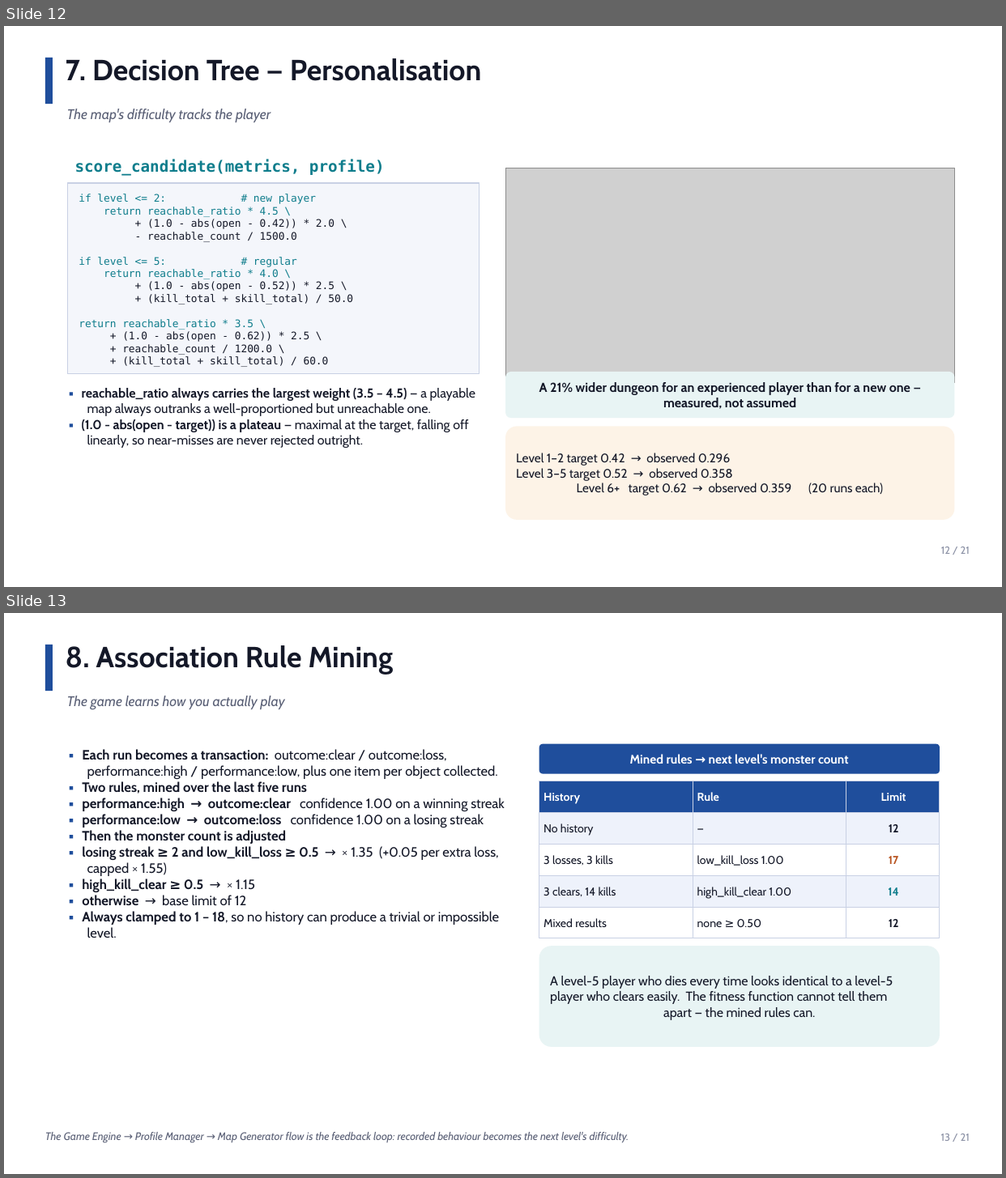
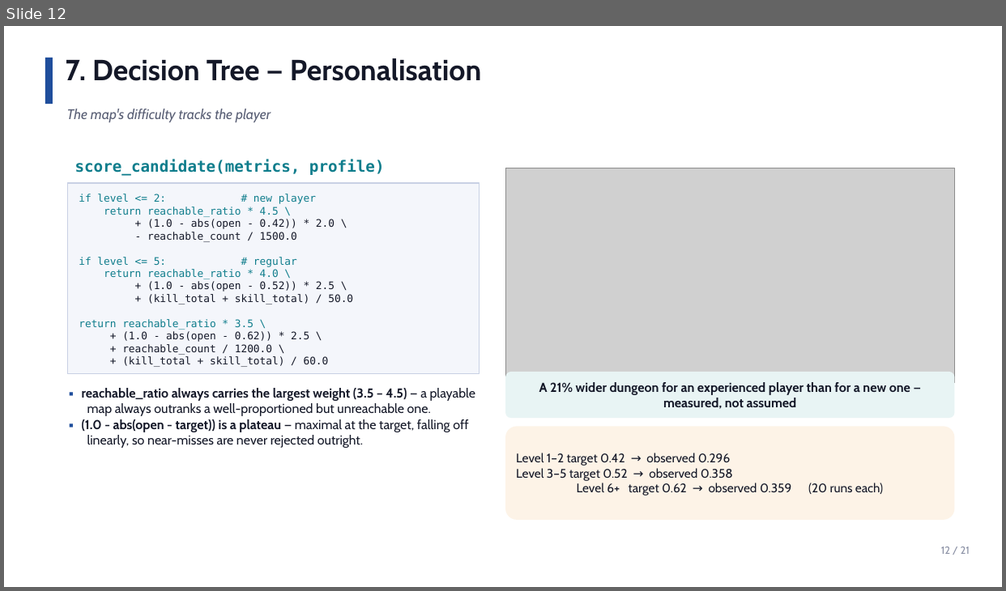
Before and after one commit to Bhavishek01/Dungeon_Explorer, a slide deck: documentation/Dungeon_Explorer_Presentation.pptx. Shown one above the other, each under a label of ours: slides 12 and 13 before the commit, slide 12 after it. The pictures are 1006x1178 and 1006x591 pixels, drawn with LibreOffice and Linux fonts; fonts in the diff are those of the drawing; grey boxes stand for pictures. Boxes give left, top, right and bottom in pixels: in the first picture for what was removed or moved away, otherwise in the second. Text is boxed around its words. In the diff, an @@ line names an element or a change of style, - is before the commit and + after.

```diff
--- a/documentation/Dungeon_Explorer_Presentation.pptx
+++ b/documentation/Dungeon_Explorer_Presentation.pptx
@@ slide 13 removed at [4, 613, 1002, 1174], background #FFFFFF @@
@@ rectangle removed at [45, 645, 53, 691] @@
@@ text removed at [66, 645, 393, 675] @@
-8. Association Rule Mining
@@ text removed at [67, 696, 285, 709] @@
-The game learns how you actually play
@@ text removed at [82, 749, 505, 938] @@
-▪ Each run becomes a transaction: outcome:clear / outcome:loss, performance:high / performance:low, plus one item per object collected.
-▪ Two rules, mined over the last five runs
-▪ performance:high → outcome:clear confidence 1.00 on a winning streak
-▪ performance:low → outcome:loss confidence 1.00 on a losing streak
-▪ Then the monster count is adjusted
-▪ losing streak ≥ 2 and low_kill_loss ≥ 0.5 → × 1.35 (+0.05 per extra loss, capped × 1.55)
-▪ high_kill_clear ≥ 0.5 → × 1.15
-▪ otherwise → base limit of 12
-▪ Always clamped to 1 – 18, so no history can produce a trivial or impossible level.
@@ rounded rectangle removed at [539, 744, 940, 774] @@
-Mined rules → next level's monster count
@@ rectangle removed at [539, 781, 692, 813] @@
-History
@@ rectangle removed at [692, 781, 846, 813] @@
-Rule
@@ rectangle removed at [846, 781, 940, 813] @@
-Limit
@@ rectangle removed at [539, 813, 692, 845] @@
-No history
@@ rectangle removed at [692, 813, 846, 845] @@
-—
@@ rectangle removed at [846, 813, 940, 845] @@
-12
@@ rectangle removed at [539, 845, 692, 875] @@
-3 losses, 3 kills
@@ rectangle removed at [692, 845, 846, 875] @@
-low_kill_loss 1.00
@@ rectangle removed at [846, 845, 940, 875] @@
-17
@@ rectangle removed at [539, 875, 692, 907] @@
-3 clears, 14 kills
@@ rectangle removed at [692, 875, 846, 907] @@
-high_kill_clear 1.00
@@ rectangle removed at [846, 875, 940, 907] @@
-14
@@ rectangle removed at [539, 907, 692, 939] @@
-Mixed results
@@ rectangle removed at [692, 907, 846, 939] @@
-none ≥ 0.50
@@ rectangle removed at [846, 907, 940, 939] @@
-12
@@ rounded rectangle removed at [539, 946, 940, 1047] @@
-A level-5 player who dies every time looks identical to a level-5
-player who clears easily. The fitness function cannot tell them
-apart — the mined rules can.
@@ text removed at [45, 1132, 629, 1143] @@
-The Game Engine → Profile Manager → Map Generator flow is the feedback loop: recorded behaviour becomes the next level's difficulty.
@@ text removed at [941, 1134, 970, 1141] @@
-13 / 21
```
Also in this commit, not shown: 1 other slide removed, 17 other files.
